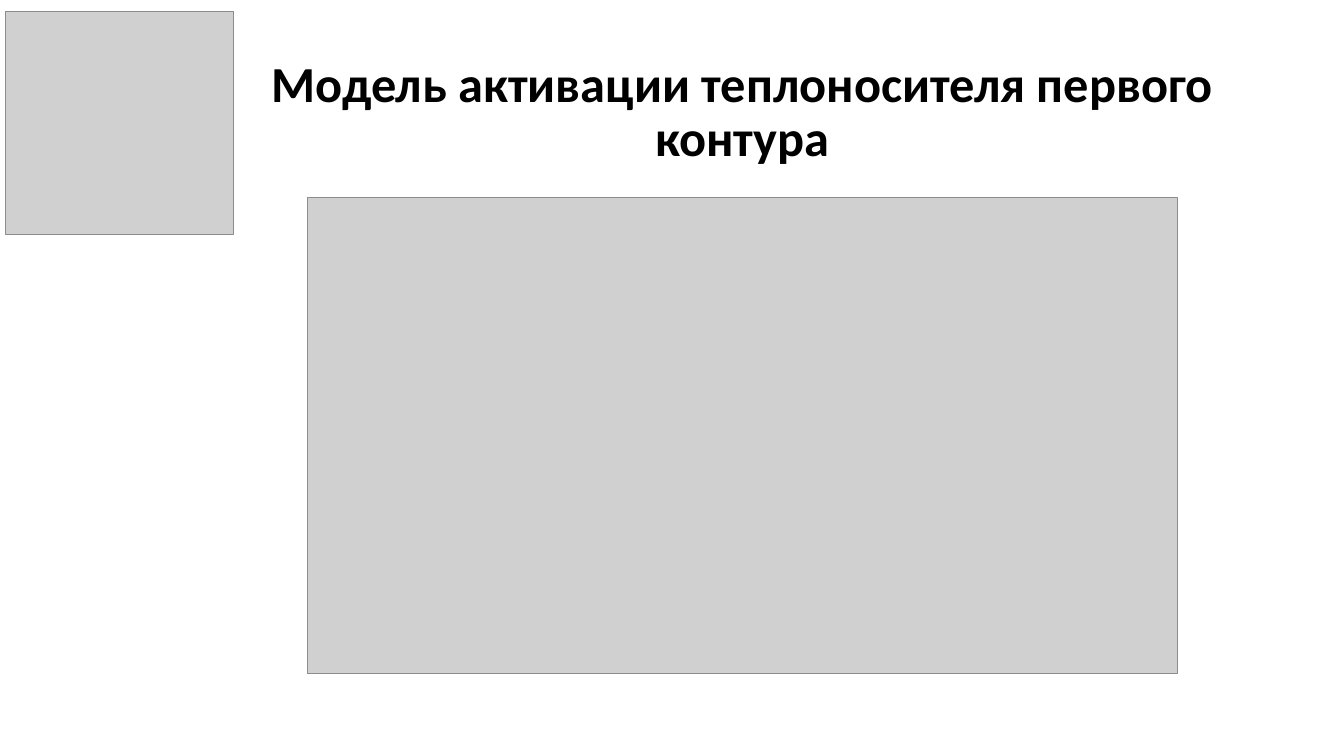
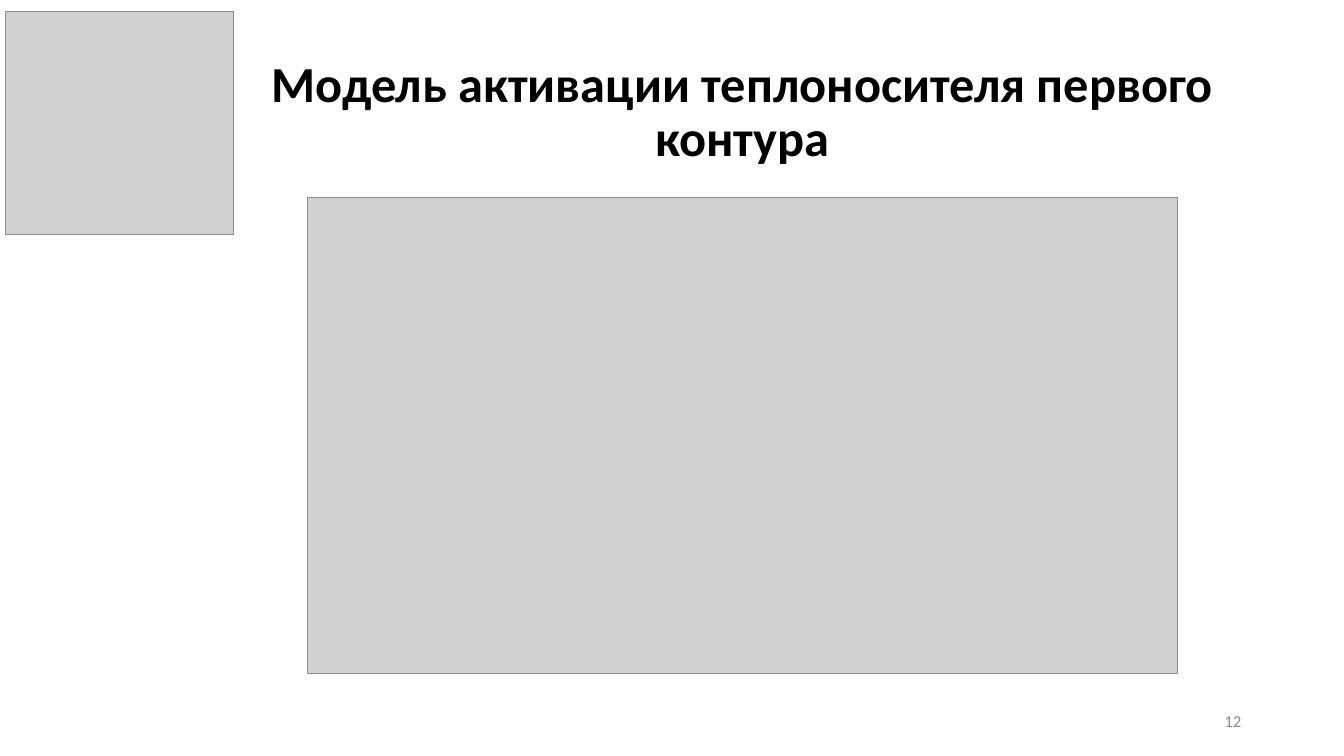
Before and after one commit to GolovPavel/diploma_golov, a slide deck: slide 12 of practice/presentation/practice.pptx. Drawn at 1344x756 pixels with LibreOffice and Linux fonts; fonts in the diff are those of the drawing; grey boxes stand for pictures. Boxes give left, top, right and bottom in pixels: in the first picture for what was removed or moved away, otherwise in the second. Text is boxed around its words. In the diff, an @@ line names an element or a change of style, - is before the commit and + after.

```diff
--- a/practice/presentation/practice.pptx
+++ b/practice/presentation/practice.pptx
@@ page number added at box(1224, 716, 1241, 727), 12 pt, text #8C8C8C @@
+12
```
Also in this commit, not shown: 10 other slides changed, 3 slides added, 1 slide removed.
